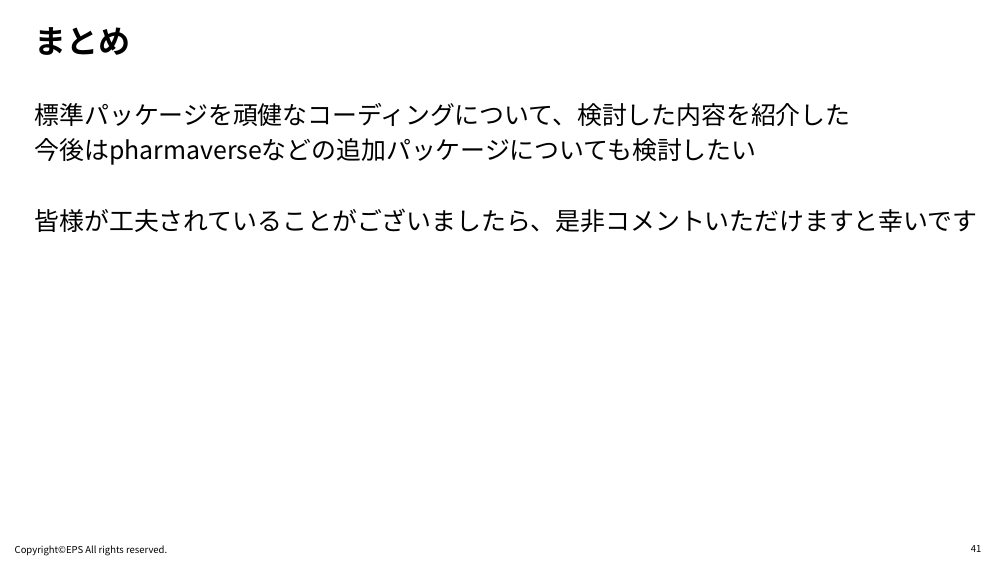
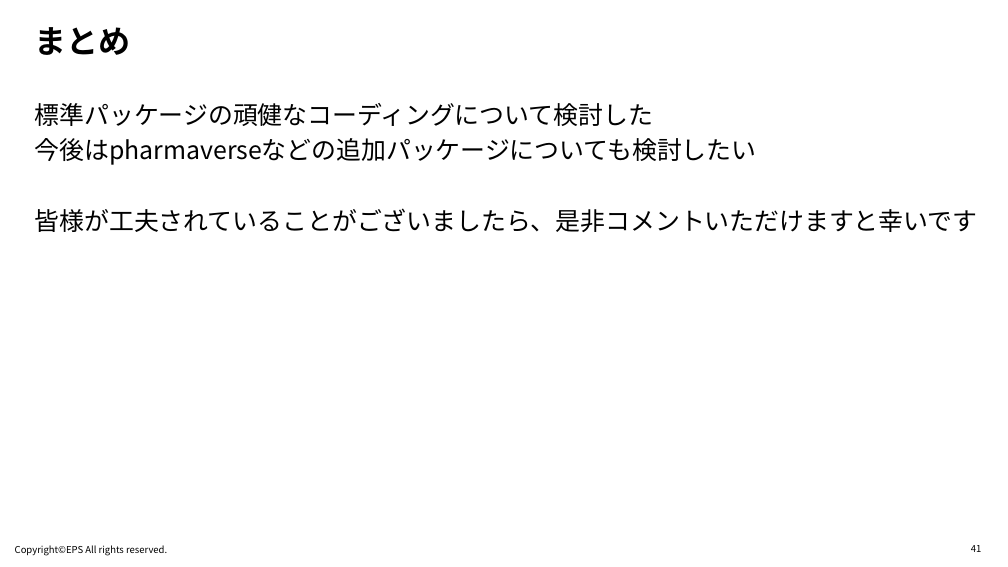
Before and after one commit to R-with-Pharma-Labo/Meetup_1, a slide deck: slide 41 of Materials/1440-1500_Oyama/Rの頑健なコードを書くにはどのような工夫が必要か.pptx. Drawn at 1008x567 pixels with LibreOffice and Linux fonts; fonts in the diff are those of the drawing; background and template pictures are left out. Boxes give left, top, right and bottom in pixels: in the first picture for what was removed or moved away, otherwise in the second. Text is boxed around its words. In the diff, an @@ line names an element or a change of style, - is before the commit and + after.

```diff
--- a/Materials/1440-1500_Oyama/Rの頑健なコードを書くにはどのような工夫が必要か.pptx
+++ b/Materials/1440-1500_Oyama/Rの頑健なコードを書くにはどのような工夫が必要か.pptx
@@ text at <box>35,103,653,126</box>: text changed @@
-標準パッケージを頑健なコーディングについて、検討した内容を紹介した
+標準パッケージの頑健なコーディングについて検討した
```
Also in this commit, not shown: 12 other slides changed.
